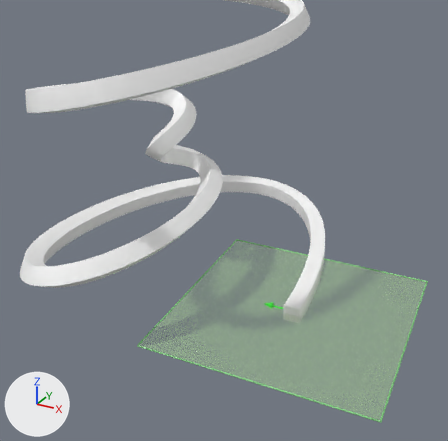
The Blender file Blender/pla-osculador2.blend: old version first, new version second.
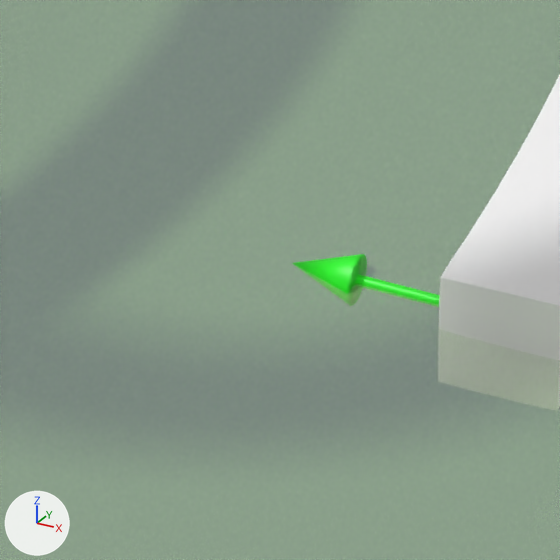
Each version is shown whole from a camera (50 mm lens) standing at (10.83, -15.47, 5.69) and looking at (2.13, 0.35, -2.22), then close up on the part from 50% to 67% of the width and 61% to 78% of the height. Every picture has the same lights, and +X, +Y and +Z are marked at lower left.
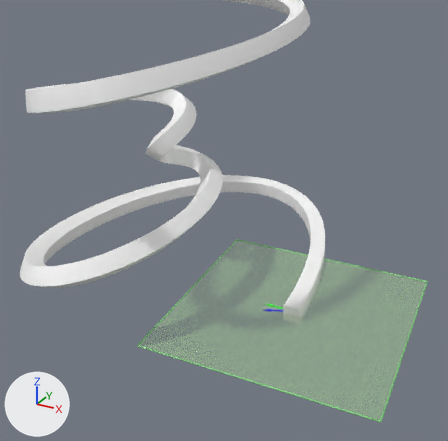
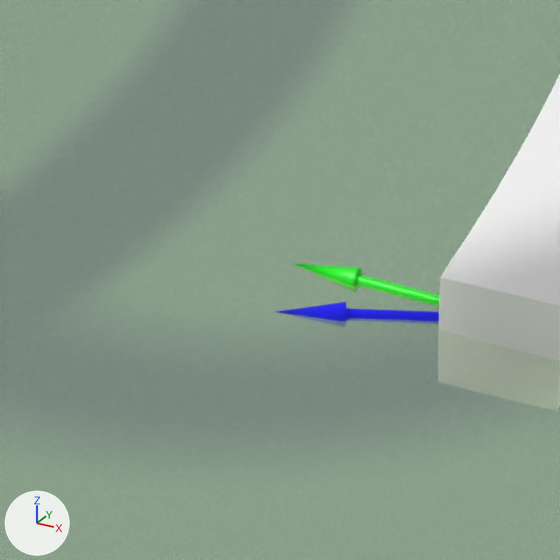
Pixel boxes (x1, y1, x2, y2) of what changed, in the close-ups (560 x 560 px; the box of a moved part takes in the faces that stretch with it):
'Vector.001', reshaped (17% shorter)
    before: (292, 254, 440, 305)
    after: (293, 263, 440, 305)
'Vector.002', added (blue)
    after: (277, 302, 439, 322)
part 1 of me_cylinder_019, moved or reshaped
    before: (292, 254, 367, 294)
    after: (293, 263, 362, 286)

Edits to the bpy script that builds the scene:
```text
Change me_cylinder_019:
    where me_cylinder_019.from_pydata(...)  # 97 vertices, 67 faces; spans x -4.5..4.5, y -4.5..4.5, z 0.0..1.43
    used by ob_vector_001; location = (4.702, 0.173, -4.703); rotation_euler = (1.55, 0.000188, -1.507), in degrees (89, 0, -86); scale = (0.025, 0.025, 0.7)
    me_cylinder_019 part 1: the loose piece of 33 vertices spanning x -4.5..4.5, y -4.5..4.5, z 1.0..1.43 is scaled about its middle by (0.467, 0.467, 1)
Add me_cylinder_035:
    me_cylinder_035.from_pydata(...)  # a 32-sided cylinder along z spanning x -1.0..1.0, y -1.0..1.0, z 0.0..1.0; a 32-sided cone pointing to +z spanning x -2.1..2.1, y -2.1..2.1, z 1.0..1.43
    me_cylinder_035.polygons.foreach_set('use_smooth', [True] * 67)
    me_cylinder_035.materials.append(mat_blue)  # blue #0000ff
Add ob_vector_002:
    ob_vector_002 = bpy.data.objects.new('Vector.002', me_cylinder_035)
    ob_vector_002.location = (4.702, 0.173, -4.703)
    ob_vector_002.rotation_euler = (1.571, 0.0, -1.136)  # degrees (90, 0, -65)
    ob_vector_002.scale = (0.025, 0.025, 0.7)
```
